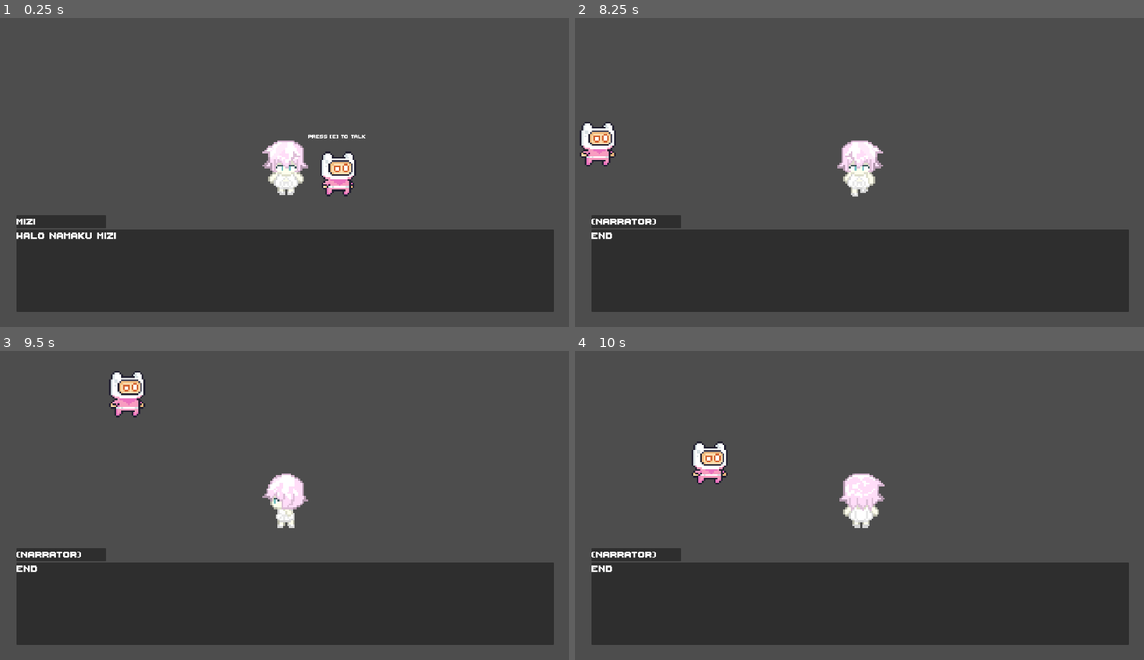
Above: before the commit, frames 1-4 (two rows, left to right).
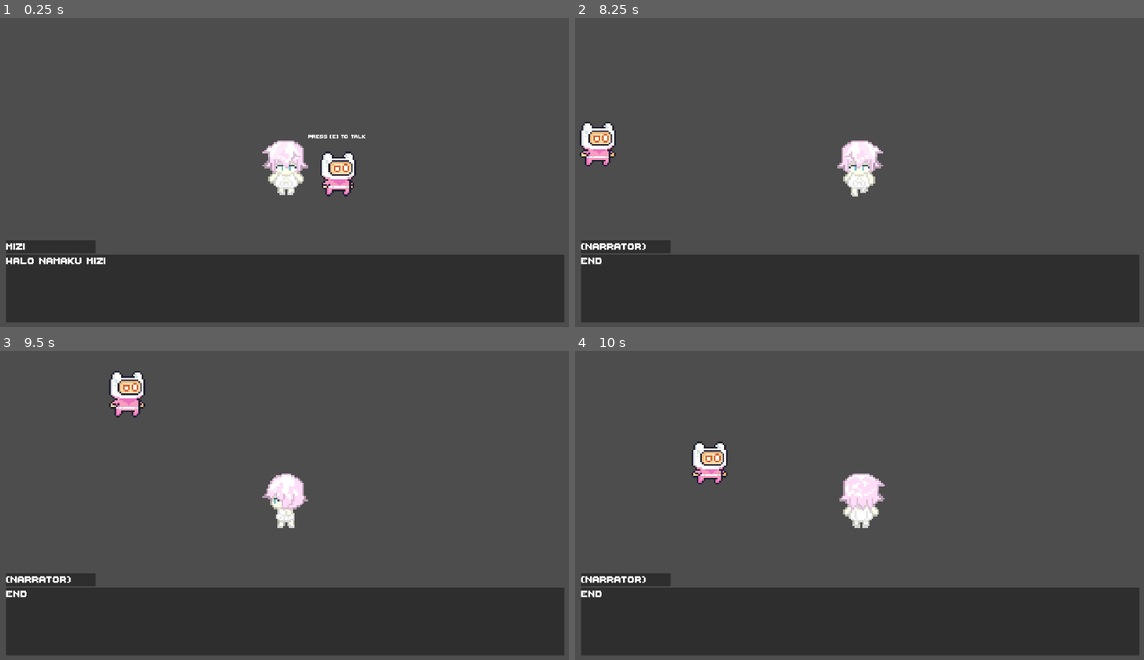
Above: after the commit, the same moments.

Repository: muhammadrossiramadhan/Bound-by-The-Sea
Game: Godot game, scene res://scenes/levels/chapter_01.tscn
The game is run twice, just before and just after one commit, with the same random seed, the same clock (stepped at 60 frames per second) and the same inputs.
Inputs:
- Up to frame 1 (0.25 s): no input
- Up to frame 2 (8.25 s): tap E (interactTalk) at 0.5, 1.35, 2.85, 4.35, 5.85, 7.35 s; hold Right (ui_right) 0.53-1.28 s; hold E (interactTalk) 0.53-1.28 s; hold Down (ui_down) 1.28-2.03 s; hold Right (ui_right) 2.03-2.78 s; hold E (interactTalk) 2.03-2.78 s; hold Up (ui_up) 2.78-3.53 s; hold E (interactTalk) 3.53-4.28 s; hold Left (ui_left) 3.53-5.03 s; hold Down (ui_down) 5.03-5.78 s; hold E (interactTalk) 5.03-5.78 s; hold Right (ui_right) 5.78-6.53 s; hold Up (ui_up) 6.53-7.28 s; hold E (interactTalk) 6.53-7.28 s; hold Right (ui_right) 7.28-8.03 s; hold Down (ui_down) from 8.03 s (still down); hold E (interactTalk) from 8.03 s (still down)
- Up to frame 3 (9.5 s): release Down (ui_down) at 8.78 s; release E (interactTalk) at 8.78 s; hold Left (ui_left) from 8.78 s (still down); tap E (interactTalk) at 8.85 s
- Up to frame 4 (10 s): release Left (ui_left) at 9.53 s; hold Up (ui_up) from 9.53 s (still down); hold E (interactTalk) from 9.53 s (still down)

The runs differ from the first frame. In frame 1, 12% of the frame differs, in the area x 1-100%, y 63-99%; in frame 2, 12%; in frame 3, 12%; in frame 4, 12%.

Commit message:
minor fix

Diff:
--- a/scenes/levels/chapter_01.tscn
+++ b/scenes/levels/chapter_01.tscn
@@ -12,19 +12,6 @@
 
 [node name="Camera2D" type="Camera2D" parent="Mizi" unique_id=1992158200]
 
-[node name="Dialogue_box" parent="Mizi/Camera2D" unique_id=1291847113 instance=ExtResource("2_24chi")]
-anchors_preset = 8
-anchor_left = 0.5
-anchor_top = 0.5
-anchor_right = 0.5
-anchor_bottom = 0.5
-offset_left = -900.0
-offset_top = 156.0
-offset_right = 900.0
-offset_bottom = 480.0
-grow_horizontal = 2
-grow_vertical = 2
-
 [node name="NPC" type="Node2D" parent="." unique_id=1102567968]
 script = ExtResource("2_ix82m")
 
@@ -32,3 +19,13 @@
 position = Vector2(174, 1)
 
 [node name="TileMapLayer" type="TileMapLayer" parent="." unique_id=15389703]
+
+[node name="Dialogue_box" parent="." unique_id=1291847113 instance=ExtResource("2_24chi")]
+anchors_preset = -1
+anchor_left = 1.0
+offset_left = -900.0
+offset_top = 156.0
+offset_right = 900.0
+offset_bottom = 480.0
+grow_horizontal = 2
+grow_vertical = 0
--- a/scenes/ui/dialogue_box.tscn
+++ b/scenes/ui/dialogue_box.tscn
@@ -3,7 +3,7 @@
 [ext_resource type="Script" uid="uid://sk44dylhcjog" path="res://scripts/dialogue_box.gd" id="1_xg44k"]
 [ext_resource type="FontFile" uid="uid://c4l3ocpdn02f" path="res://assets/fonts/ThaleahFat.ttf" id="2_6iboe"]
 
-[sub_resource type="StyleBoxEmpty" id="StyleBoxEmpty_6iboe"]
+[sub_resource type="StyleBoxTexture" id="StyleBoxTexture_6iboe"]
 
 [sub_resource type="Theme" id="Theme_4mjmi"]
 default_font = ExtResource("2_6iboe")
@@ -13,45 +13,42 @@
 default_font = ExtResource("2_6iboe")
 default_font_size = 48
 
-[node name="Dialogue_box" type="Panel" unique_id=604912981]
-z_index = 3
-anchors_preset = 12
+[node name="Dialogue_box" type="CanvasLayer" unique_id=1133533373]
+script = ExtResource("1_xg44k")
+
+[node name="PanelContainer" type="PanelContainer" parent="." unique_id=6795271]
+anchors_preset = -1
 anchor_top = 1.0
 anchor_right = 1.0
 anchor_bottom = 1.0
-offset_left = 50.0
-offset_top = -305.0
-offset_right = -50.0
-offset_bottom = -50.0
-theme_override_styles/panel = SubResource("StyleBoxEmpty_6iboe")
-script = ExtResource("1_xg44k")
+offset_left = 25.0
+offset_top = -300.0
+offset_right = -25.0
+offset_bottom = -25.0
+grow_horizontal = 2
+grow_vertical = 0
+theme_override_styles/panel = SubResource("StyleBoxTexture_6iboe")
 
-[node name="VBoxContainer" type="VBoxContainer" parent="." unique_id=617038122]
-layout_mode = 1
-anchors_preset = 15
-anchor_right = 1.0
-anchor_bottom = 1.0
-grow_horizontal = 2
-grow_vertical = 2
-size_flags_vertical = 0
+[node name="VBoxContainer" type="VBoxContainer" parent="PanelContainer" unique_id=617038122]
+layout_mode = 2
 
-[node name="PanelContainer" type="PanelContainer" parent="VBoxContainer" unique_id=1984659869]
+[node name="PanelContainer" type="PanelContainer" parent="PanelContainer/VBoxContainer" unique_id=1984659869]
 custom_minimum_size = Vector2(300, 0)
 layout_mode = 2
 size_flags_horizontal = 0
 
-[node name="Char" type="Label" parent="VBoxContainer/PanelContainer" unique_id=1835803233]
+[node name="Char" type="Label" parent="PanelContainer/VBoxContainer/PanelContainer" unique_id=1835803233]
 custom_minimum_size = Vector2(50, 0)
 layout_mode = 2
 theme = SubResource("Theme_4mjmi")
 text = "char_name"
 autowrap_mode = 2
 
-[node name="PanelContainer2" type="PanelContainer" parent="VBoxContainer" unique_id=134660081]
+[node name="PanelContainer2" type="PanelContainer" parent="PanelContainer/VBoxContainer" unique_id=134660081]
 layout_mode = 2
 size_flags_vertical = 3
 
-[node name="Text" type="Label" parent="VBoxContainer/PanelContainer2" unique_id=189006134]
+[node name="Text" type="Label" parent="PanelContainer/VBoxContainer/PanelContainer2" unique_id=189006134]
 custom_minimum_size = Vector2(50, 0)
 layout_mode = 2
 size_flags_vertical = 1
--- a/scripts/dialogue_box.gd
+++ b/scripts/dialogue_box.gd
@@ -1,8 +1,8 @@
-extends Panel
+extends CanvasLayer
 
 var file
-@onready var Char = $VBoxContainer/PanelContainer/Char
-@onready var Text = $VBoxContainer/PanelContainer2/Text
+@onready var Char = $PanelContainer/VBoxContainer/PanelContainer/Char
+@onready var Text = $PanelContainer/VBoxContainer/PanelContainer2/Text
 
 func _ready() -> void:
 	file = FileAccess.open("res://assets/dialogue/dummy.txt", FileAccess.READ)
